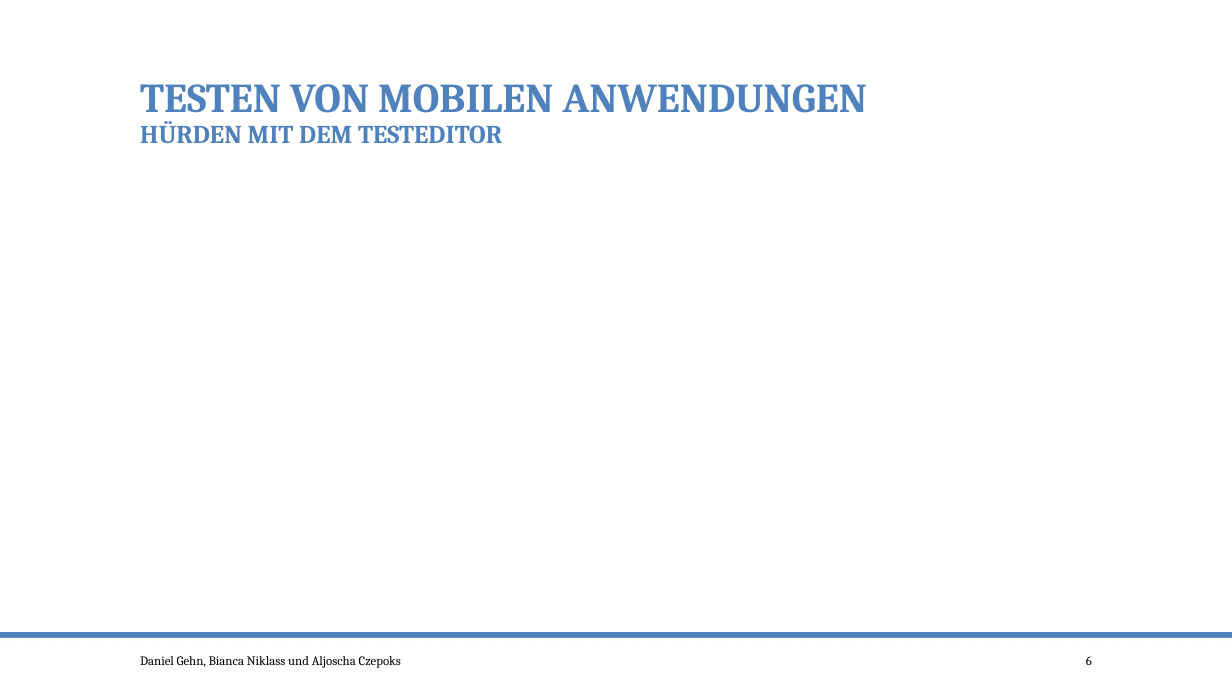
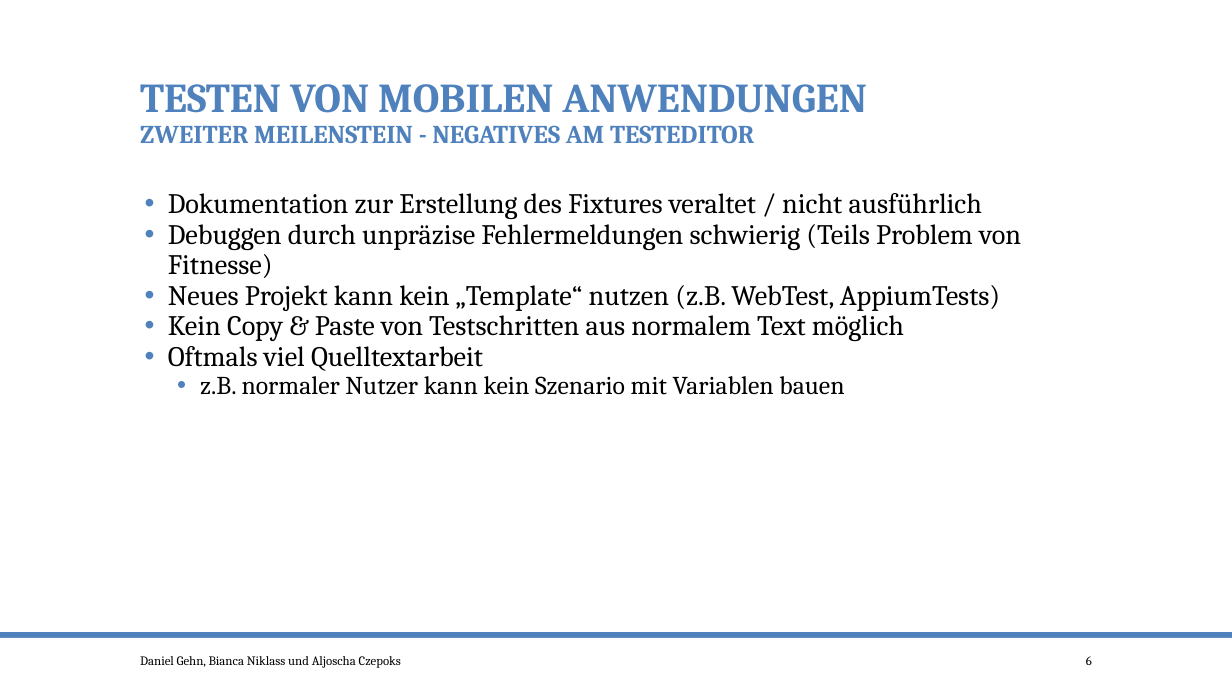
Before and after one commit to po-test-ws-2015/test-cycle, a slide deck: slide 6 of TestenMileStone3.pptx. Drawn at 1232x693 pixels with LibreOffice and Linux fonts; fonts in the diff are those of the drawing. Boxes give left, top, right and bottom in pixels: in the first picture for what was removed or moved away, otherwise in the second. Text is boxed around its words. In the diff, an @@ line names an element or a change of style, - is before the commit and + after.

Commit message:
Negativpunkte von Testeditor Anpassung Aufzählungen Schriftgrößen aneinander angepasst

```diff
--- a/TestenMileStone3.pptx
+++ b/TestenMileStone3.pptx
@@ title at bbox=[140, 84, 867, 144]: text changed; size 32 to 20 pt @@
-TESTEN VON MOBILEN ANWENDUNGEN
-HÜRDEN MIT DEM TESTEDITOR
+TESTEN VON MOBILEN ANWENDUNGEN
+ZWEITER MEILENSTEIN - NEGATIVES AM TESTEDITOR
@@ text added at bbox=[168, 193, 1021, 395], 22 pt, text #000000 @@
+• Dokumentation zur Erstellung des Fixtures veraltet / nicht ausführlich
+• Debuggen durch unpräzise Fehlermeldungen schwierig (Teils Problem von Fitnesse)
+• Neues Projekt kann kein „Template“ nutzen (z.B. WebTest, AppiumTests)
+• Kein Copy & Paste von Testschritten aus normalem Text möglich
+• Oftmals viel Quelltextarbeit
+  • z.B. normaler Nutzer kann kein Szenario mit Variablen bauen
```
Also in this commit, not shown: 4 other slides changed.
